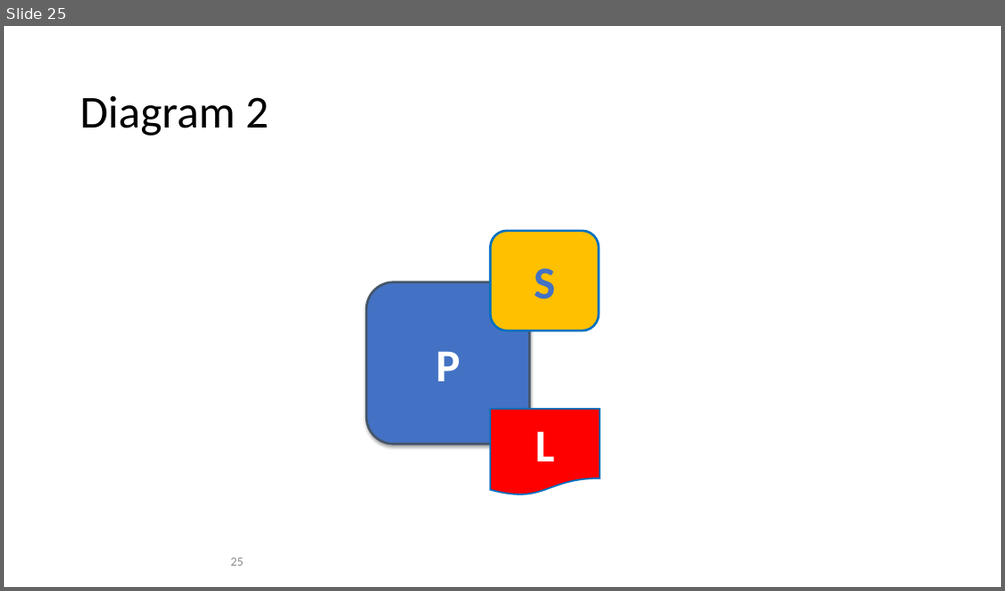
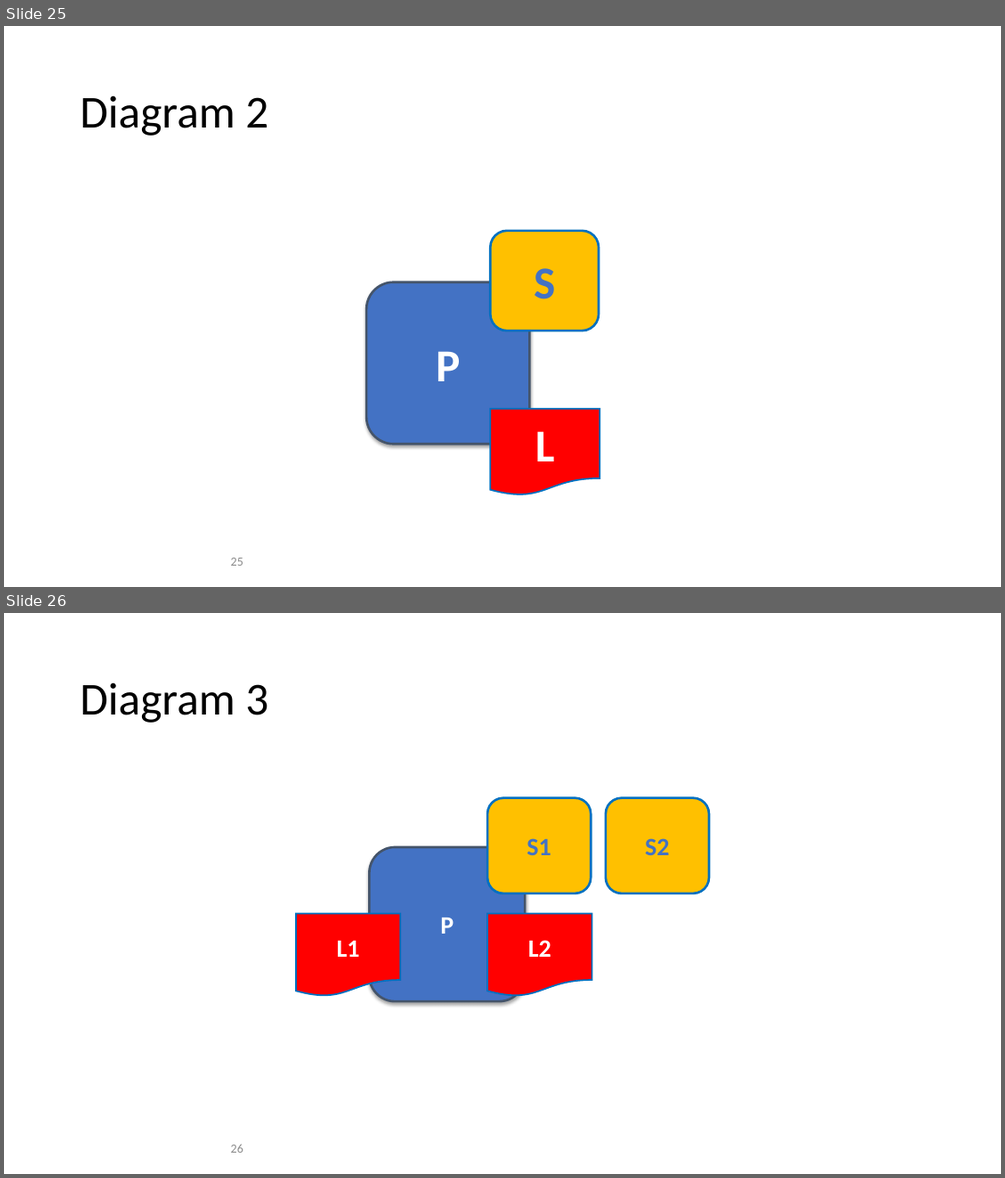
Before and after one commit to FabricTOC/FabricTOC, a slide deck: docs/OtherSourceMaterial/Diagrams.pptx. Shown one above the other, each under a label of ours: slide 25 before the commit, slides 25 and 26 after it. The pictures are 1005x591 and 1005x1178 pixels, drawn with LibreOffice and Linux fonts; fonts in the diff are those of the drawing. Boxes give left, top, right and bottom in pixels: in the first picture for what was removed or moved away, otherwise in the second. Text is boxed around its words. In the diff, an @@ line names an element or a change of style, - is before the commit and + after.

```diff
--- a/docs/OtherSourceMaterial/Diagrams.pptx
+++ b/docs/OtherSourceMaterial/Diagrams.pptx
@@ slide 26 added at (x1=4, y1=613, x2=1001, y2=1174), background #FFFFFF @@
@@ title added at (x1=80, y1=682, x2=268, y2=722), 44 pt, text #000000 @@
+Diagram 3
@@ group added at (x1=296, y1=798, x2=709, y2=1001): 3 rounded rectangles, 2 flow chart documents @@
+P
+L2
+S1
+S2
+L1
@@ page number added at (x1=231, y1=1143, x2=243, y2=1152), 12 pt, text #8C8C8C @@
+26
```
Also in this commit, not shown: 5 slides changed, 1 other slide added, 2 other files.
